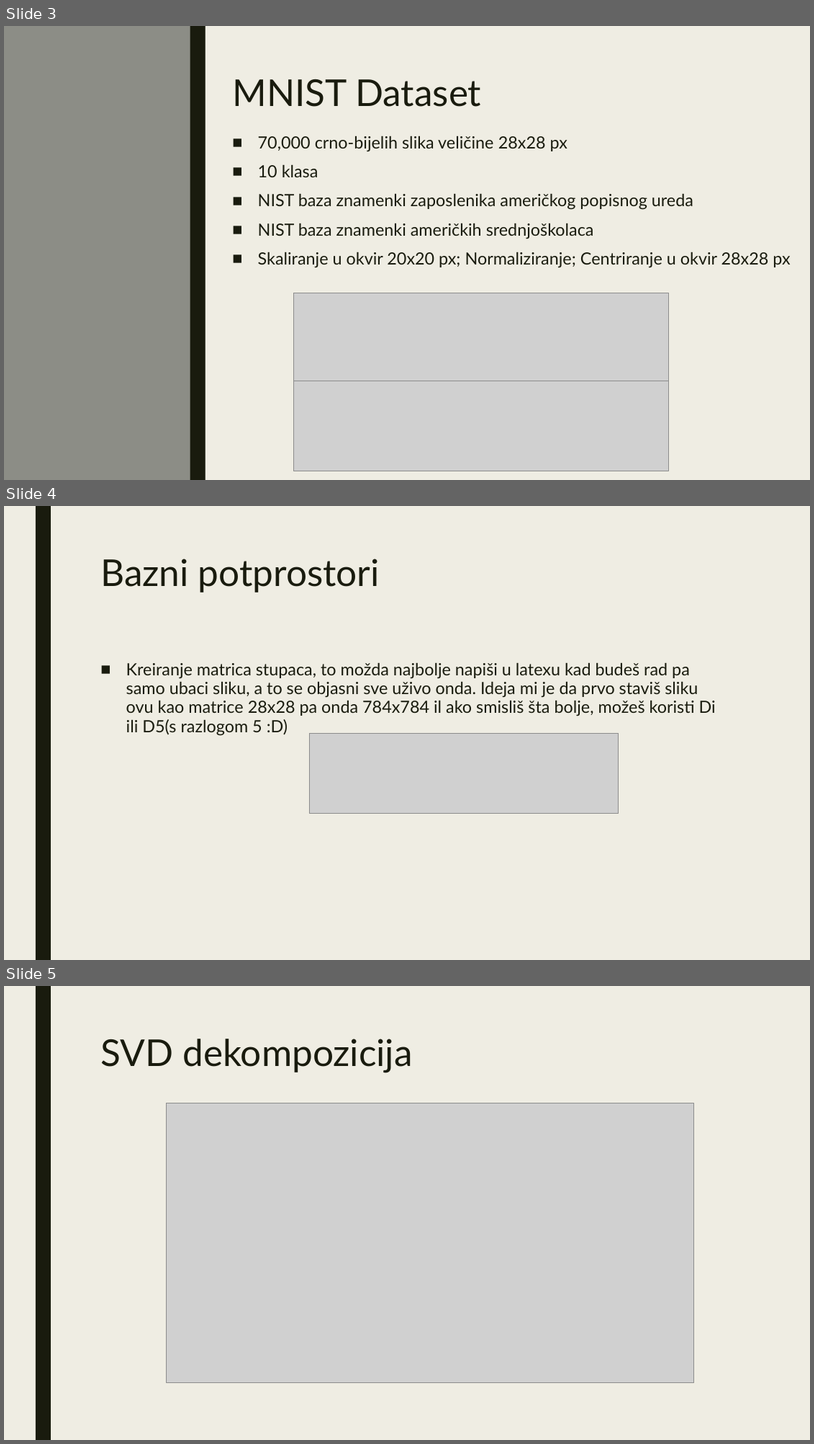
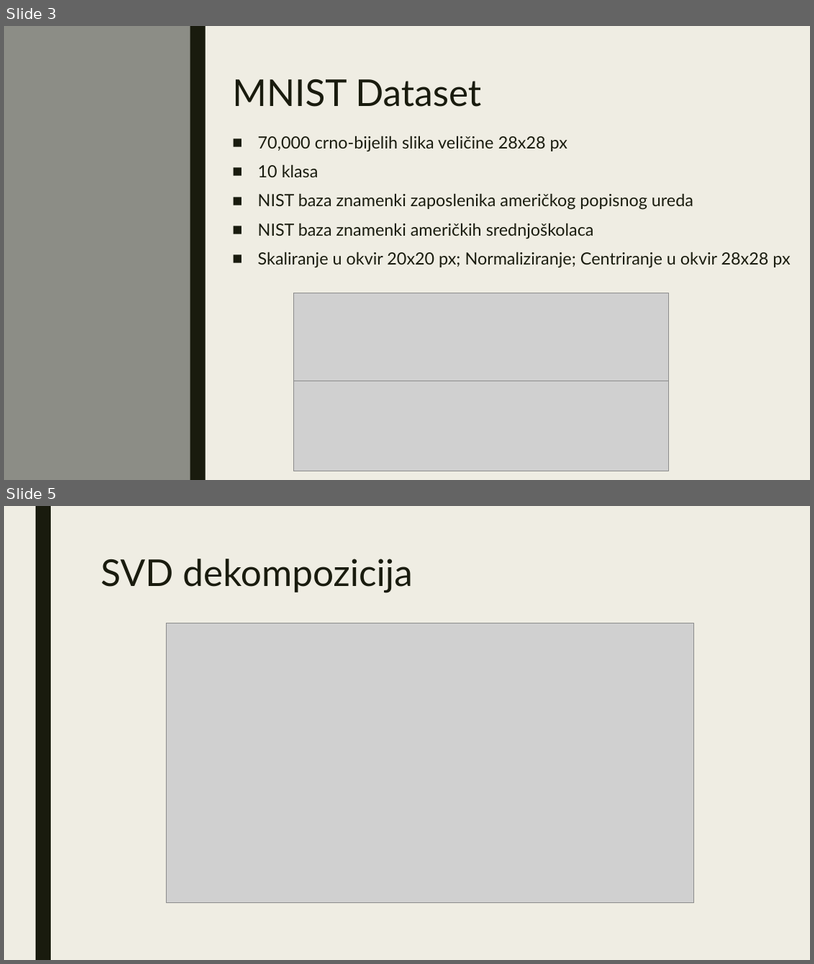
Before and after one commit to lsliskov/SVD_klasifikator_znamenki, a slide deck: Klasifikator znameki.pptx. Shown one above the other, each under a label of ours: slides 3, 4 and 5 before the commit, slides 3 and 5 after it; the slides between them are not shown. The pictures are 814x1444 and 814x964 pixels, drawn with LibreOffice and Linux fonts; fonts in the diff are those of the drawing; grey boxes stand for pictures. Boxes give left, top, right and bottom in pixels: in the first picture for what was removed or moved away, otherwise in the second. Text is boxed around its words. In the diff, an @@ line names an element or a change of style, - is before the commit and + after.

```diff
--- a/Klasifikator znameki.pptx
+++ b/Klasifikator znameki.pptx
@@ slide 4 removed at box(4, 506, 810, 960), background #EFEDE3; not listed: 1 template element that a slide beside it also shows @@
@@ title removed at box(100, 559, 380, 592) @@
-Bazni potprostori
@@ text removed at box(126, 662, 716, 736) @@
-■ Kreiranje matrica stupaca, to možda najbolje napiši u latexu kad budeš rad pa samo ubaci sliku, a to se objasni sve uživo onda. Ideja mi je da prvo staviš sliku ovu kao matrice 28x28 pa onda 784x784 il ako smisliš šta bolje, možeš koristi Di ili D5(s razlogom 5 :D)
@@ picture removed at box(309, 733, 619, 813) @@
```
Also in this commit, not shown: 1 slide added, 8 other files.
